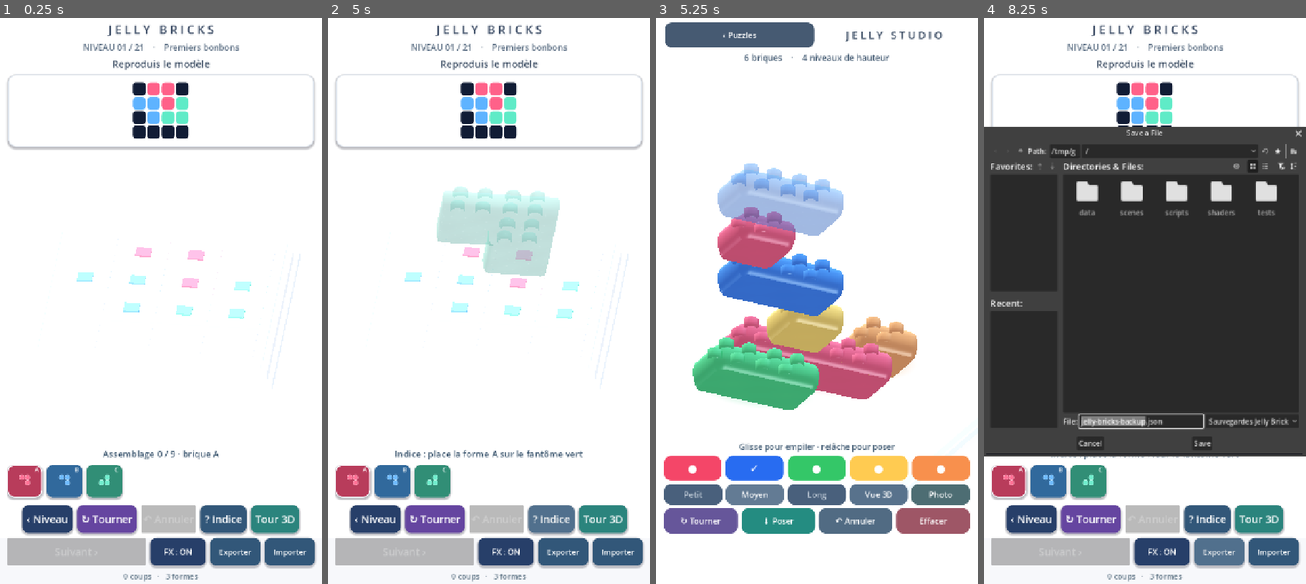
Above: before the commit, frames 1-4 (left to right).
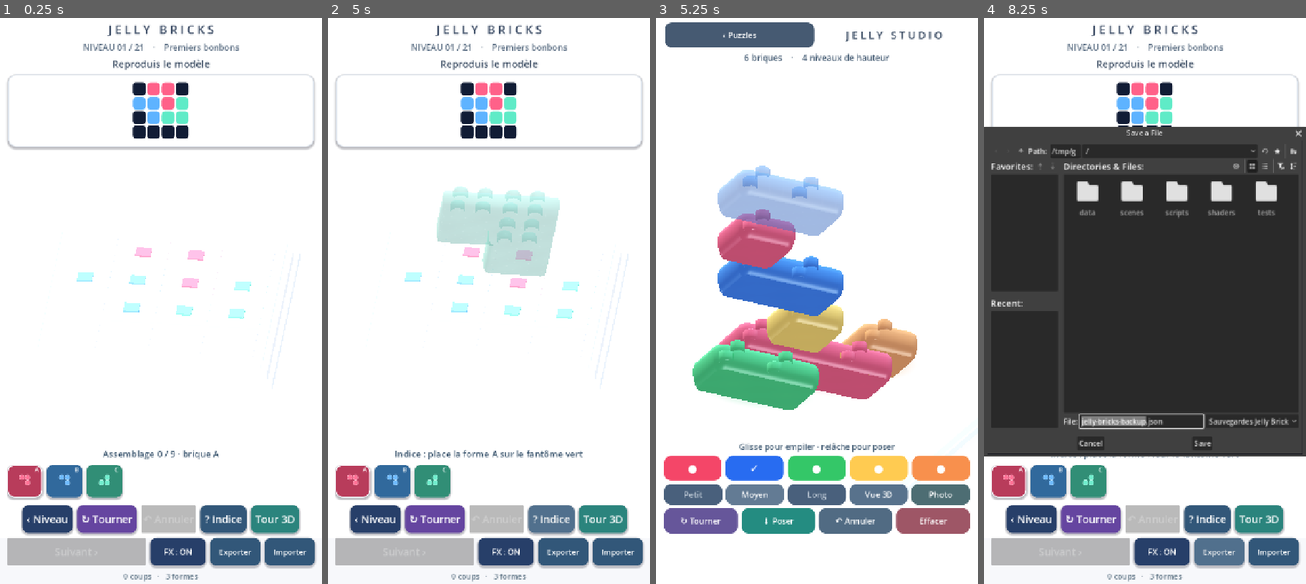
Above: after the commit, the same moments.

Repository: dbrckk/Jelly-bricks
Game: Godot game, scene res://scenes/main.tscn
Two runs of this game, one before a commit and one after it. Both use one fixed random seed, a clock stepped at 60 frames per second and the inputs below.
Inputs (mouse positions are in pixels of both pictures, inside the frame that each line leads up to):
- Up to frame 1 (0.25 s): no input
- Up to frame 2 (5 s): click (353, 482) at 0.52 s; click (392, 482) at 1.27 s; click (431, 482) at 2.02 s; click "‹ Niveau" at 2.75 s; click "↻ Tourner" at 3.5 s; click "? Indice" at 4.25 s
- Up to frame 3 (5.25 s): click "Tour 3D" at 5 s
- Up to frame 4 (8.25 s): click "‹ Puzzles" at 5.75 s; click "FX : ON" at 6.5 s; click "FX : OFF" at 7.25 s; click "Exporter" at 8 s

Frames 1-2 are identical in both runs. In frame 3, 2.3% of the frame differs, in the area x 16-77%, y 25-63%; in frame 4, 0.5%.

Commit message:
render(android): accurate two-lane Jelly studs with half studio GPU instances
* render(native): sculpt accurate two-lane Jelly studs; halve studio tenon instances and preserve orientations

* test(native): exact reference-aligned two studs per length unit on every studio piece

* test(render): assert six real GPU studs and correct transverse-lane position on three-cell Jelly

* build(android): Jelly 0.9.33 accurate low-profile stud layout

* docs(native): two-row reference tenons, half GPU instances and seven-shot QA

Diff:
--- a/native-godot/scripts/stack_mode.gd
+++ b/native-godot/scripts/stack_mode.gd
@@ -738,16 +738,21 @@
     # The 21 puzzle stages still use host.stud_mesh, unchanged. Only the
     # 3D studio uses shorter flat-topped molded studs.
     instances.mesh = studio_stud_mesh
-    instances.instance_count = cells.size() * 4
+    # The physical reference shows TWO stud lanes across the narrow
+    # width, not a crowded 2x2 cluster in every one-cell bar segment.
+    # Three-cell bricks therefore carry six studs; short bricks carry two.
+    # This halves the shared MultiMesh instance count for every 3D piece.
+    instances.instance_count = cells.size() * 2
+    var along_x: bool = posmod(turns, 2) == 0
     var idx := 0
     for cell in cells:
-        for dx in [-.235, .235]:
-            for dz in [-.235, .235]:
-                instances.set_instance_transform(idx,
-                    Transform3D(Basis.IDENTITY, Vector3(
-                        float(cell.y) + .5 + dx, 0.0,
-                        float(cell.x) + .5 + dz)))
-                idx += 1
+        for across in [-.235, .235]:
+            instances.set_instance_transform(idx,
+                Transform3D(Basis.IDENTITY, Vector3(
+                    float(cell.y) + .5 + (0.0 if along_x else across),
+                    0.0,
+                    float(cell.x) + .5 + (across if along_x else 0.0))))
+            idx += 1
     var studs := MultiMeshInstance3D.new()
     studs.name = "GelStuds"
     studs.multimesh = instances
--- a/native-godot/tests/capture.gd
+++ b/native-godot/tests/capture.gd
@@ -106,23 +106,23 @@
                 quit(1)
                 return false
         print("PASS: Real OpenGL GPU light transmission: 3 pigmented ground instances")
-        # Under the real Mesa OpenGL renderer, make sure the first long
-        # brick draws 12 instances from the new, shared flat-top mesh and
-        # that their starting transforms were actually uploaded to the GPU.
+        # On REAL Mesa OpenGL the first three-cell brick must have six
+        # low-profile studs in two lanes, not twelve inflated bumps.
+        # Check actual GPU transforms: position must rotate with the bar.
         var studio_studs: MultiMesh = game.stack_studio.brick_nodes[0].get_node(
             "GelStuds").multimesh
-        if studio_studs.instance_count != 12 \
+        if studio_studs.instance_count != 6 \
                 or studio_studs.mesh != game.stack_studio.studio_stud_mesh \
                 or studio_studs.mesh == game.stud_mesh:
             push_error("OpenGL QA: no GPU-instanced, flat studio tenons")
             quit(1)
             return false
         var first_stud_pos: Vector3 = studio_studs.get_instance_transform(0).origin
-        if first_stud_pos.distance_to(Vector3(.265, 0, .265)) > .003:
+        if first_stud_pos.distance_to(Vector3(.5, 0, .265)) > .003:
             push_error("OpenGL QA: first molded stud was not positioned correctly")
             quit(1)
             return false
-        print("PASS: Mesa OpenGL studio stud instances share the new flat-cap mesh")
+        print("PASS: Mesa OpenGL reference two-lane stud buffer and flat-cap mesh")
     # Compare the same material in three physical product-camera views.
     if frames != 30 and frames != 65 and frames != 100 \
             and frames != 135 and frames != 145 and frames != 185 \
--- a/native-godot/tests/validate.gd
+++ b/native-godot/tests/validate.gd
@@ -195,11 +195,12 @@
             push_error("Studs no longer share the pigmented glass coating")
             quit(1)
             return
+        var piece_index: int = studio.brick_nodes.find(studio_node)
+        var expected_studs: int = (int(studio.bricks[piece_index]["length"]) + 1) * 2
         if soft_studs.multimesh.mesh != studio_stud \
-                or soft_studs.multimesh.instance_count < 4 \
-                or soft_studs.multimesh.instance_count > 12 \
-                or soft_studs.multimesh.instance_count % 4 != 0:
-            push_error("Studio no longer batches the flat tenons as shared GPU instances")
+                or soft_studs.multimesh.instance_count != expected_studs \
+                or expected_studs < 2 or expected_studs > 6:
+            push_error("Studio stud layout diverged from reference 2-lane Jelly blocks")
             quit(1)
             return
         var flat_optical_studs: MultiMeshInstance3D = studio_node.get_node("OpticalStuds")
Not shown, changed: native-godot/export_presets.cfg
Not shown, changed: native-godot/README.md
